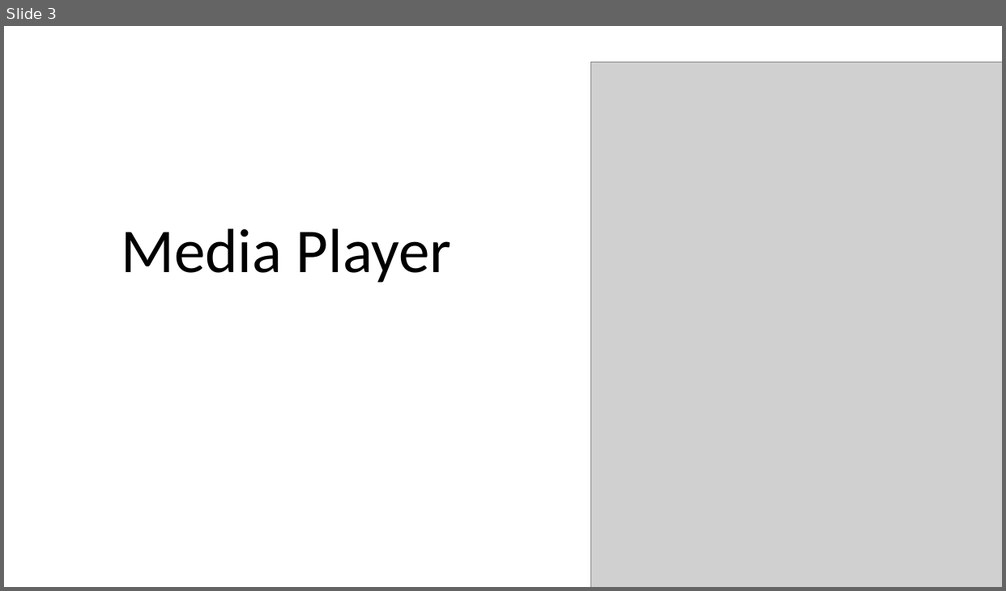
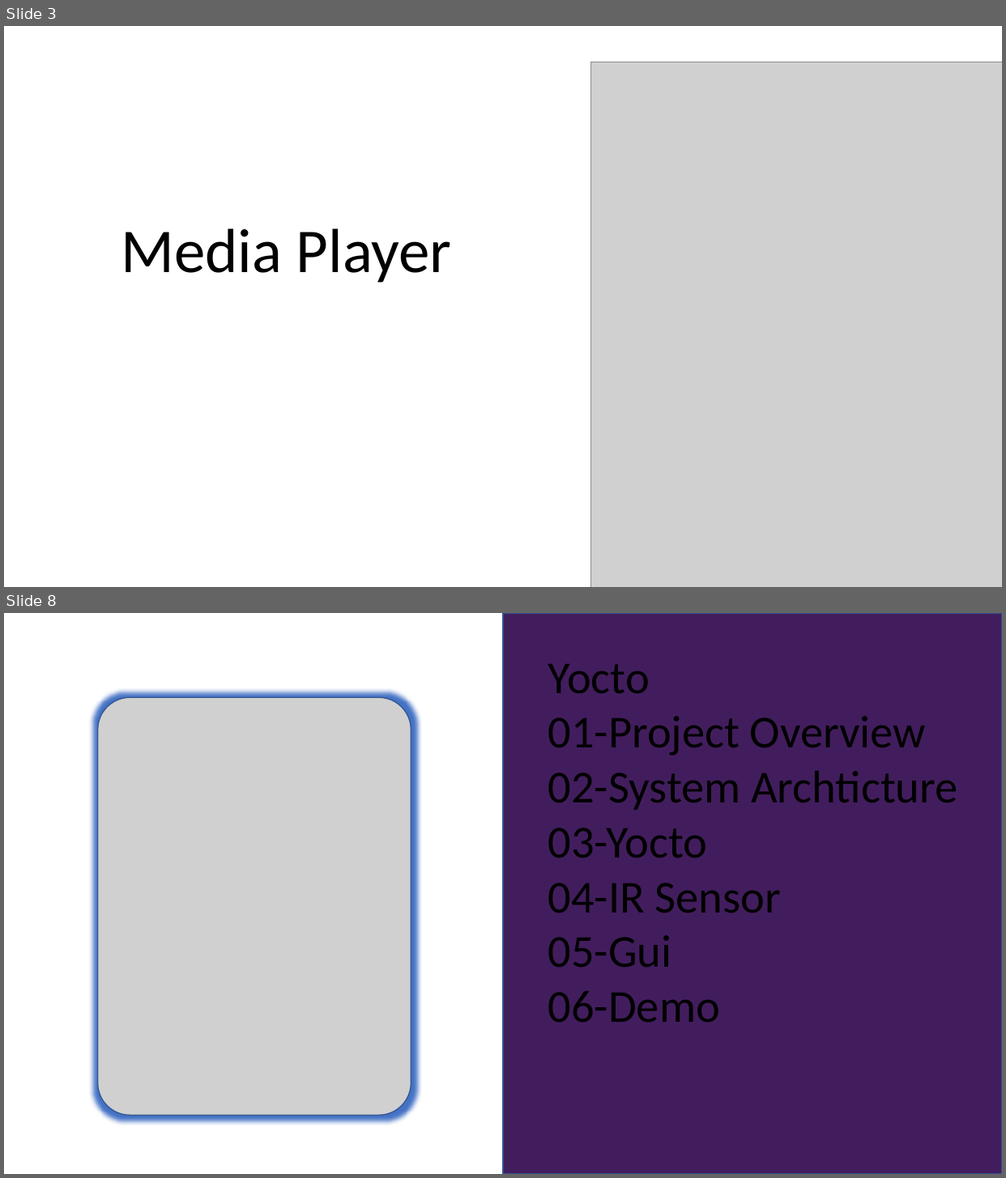
Before and after one commit to YasmenEhab/Music-Player-Application-, a slide deck: project.pptx. Shown one above the other, each under a label of ours: slide 3 before the commit, slides 3 and 8 after it; the slides between them are not shown. The pictures are 1006x591 and 1006x1178 pixels, drawn with LibreOffice and Linux fonts; fonts in the diff are those of the drawing; grey boxes stand for pictures; background and template pictures are left out. Boxes give left, top, right and bottom in pixels: in the first picture for what was removed or moved away, otherwise in the second. Text is boxed around its words. In the diff, an @@ line names an element or a change of style, - is before the commit and + after.

Commit message:
v_02

```diff
--- a/project.pptx
+++ b/project.pptx
@@ slide 8 added at box(4, 613, 1002, 1174), background #FFFFFF @@
@@ rectangle added at box(503, 613, 1002, 1174), fill #421D5D, outline #325491 1 pt @@
@@ text added at box(548, 664, 957, 1022), 44 pt, text #000000 @@
+Yocto
+01-Project Overview
+02-System Archticture
+03-Yocto
+04-IR Sensor
+05-Gui
+06-Demo
@@ picture added at box(98, 697, 411, 1115) @@
```
Also in this commit, not shown: 3 slides changed, 5 other slides added, 3 slides removed.
